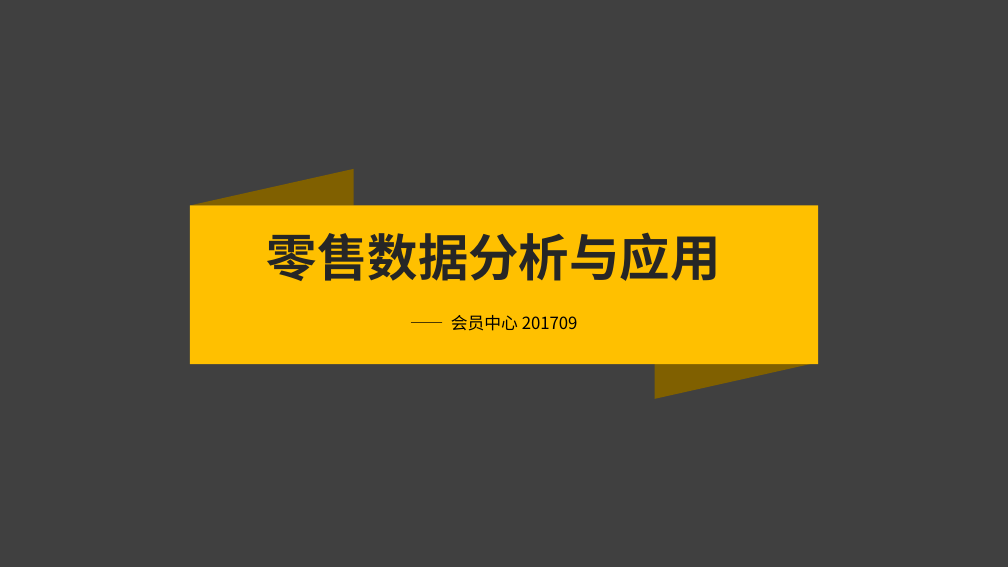
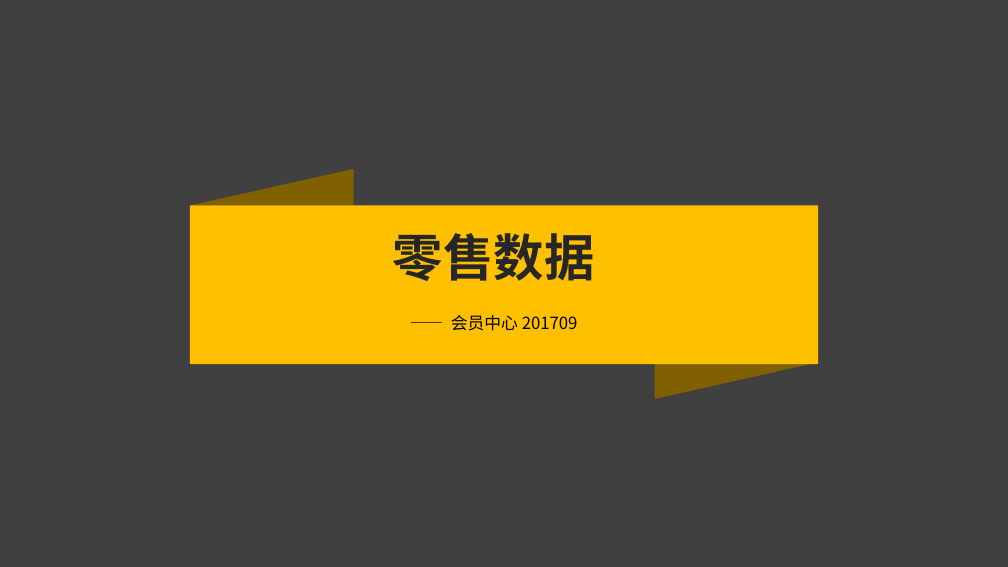
Before and after one commit to yaobozhang/memb_any, a slide deck: slide 1 of 零售数据分析与应用201802V2.pptx. Drawn at 1008x567 pixels with LibreOffice and Linux fonts; fonts in the diff are those of the drawing; background and template pictures are left out. Boxes give left, top, right and bottom in pixels: in the first picture for what was removed or moved away, otherwise in the second. Text is boxed around its words. In the diff, an @@ line names an element or a change of style, - is before the commit and + after.

```diff
--- a/零售数据分析与应用201802V2.pptx
+++ b/零售数据分析与应用201802V2.pptx
@@ text at (393,233,595,281): text changed @@
-零售数据分析与应用
+零售数据
```
